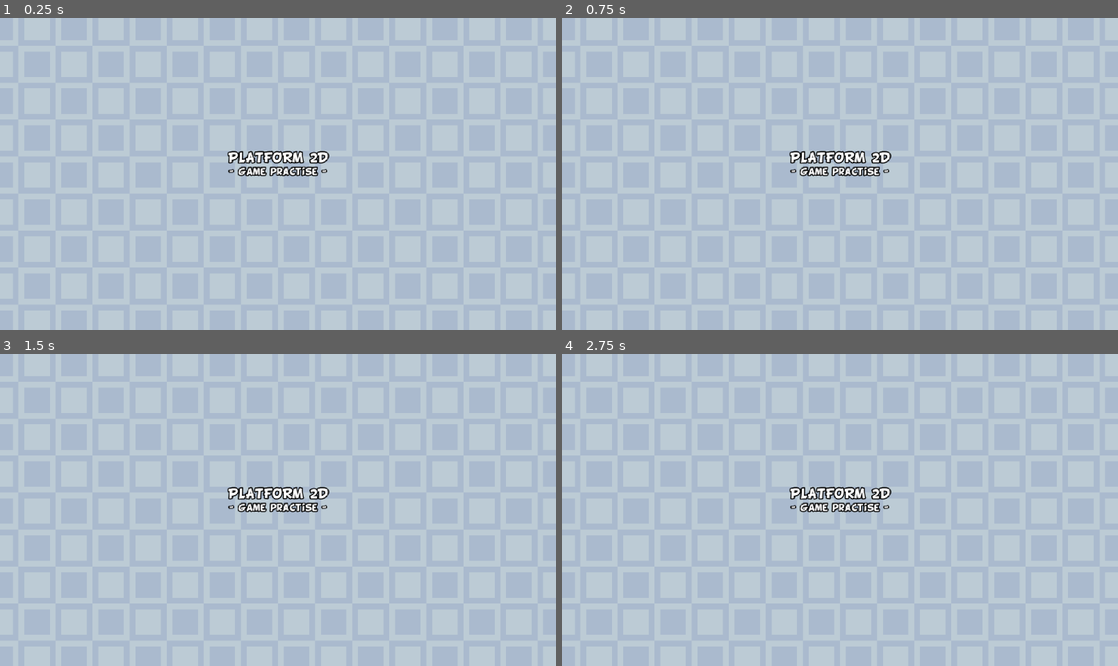
Above: before the commit, frames 1-4 (two rows, left to right).
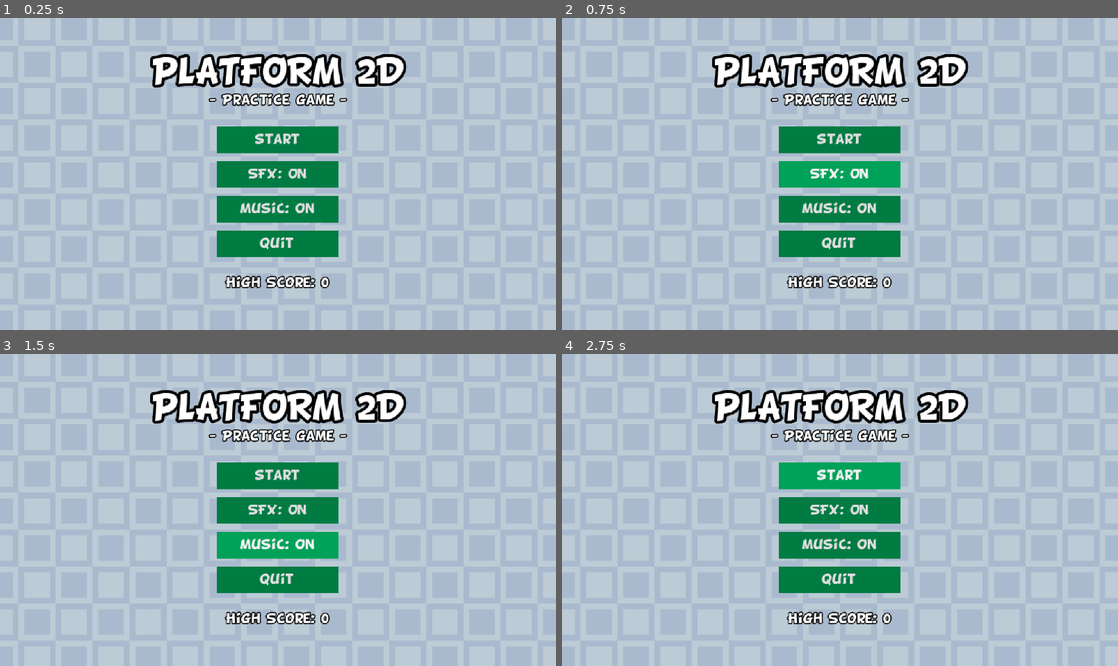
Above: after the commit, the same moments.

Repository: LaSierraDev/godot_practice_2d_platforms
Game: Godot game, scene res://IU/main_menu.tscn
The game is run twice, just before and just after one commit, with the same random seed, the same clock (stepped at 60 frames per second) and the same inputs.
Inputs (mouse positions are in pixels of both pictures, inside the frame that each line leads up to):
- Up to frame 1 (0.25 s): no input
- Up to frame 2 (0.75 s): click (840, 174) at 0.5 s, where only the run after the commit has a clickable "SFX: On"
- Up to frame 3 (1.5 s): click (278, 544) at 1.25 s, where only the run after the commit has a clickable "Music: On"
- Up to frame 4 (2.75 s): click (840, 475) at 2 s, where only the run after the commit has a clickable "start"

The runs differ from the first frame. In frame 1, 13% of the frame differs, in the area x 27-74%, y 11-87%; in frame 2, 13%; in frame 3, 13%; in frame 4, 13%.

Commit message:
[FEAT] MainMenu & EndScreen added

Diff:
--- /dev/null
+++ b/IU/endscreen.tscn
@@ -0,0 +1,65 @@
+[gd_scene format=3 uid="uid://dceneyecdncd4"]
+
+[ext_resource type="Texture2D" uid="uid://donwt4nr8xwof" path="res://assets/sprites/ui/background.png" id="1_jalt5"]
+
+[node name="Endscreen" type="Control" unique_id=1779076389]
+layout_mode = 3
+anchors_preset = 15
+anchor_right = 1.0
+anchor_bottom = 1.0
+grow_horizontal = 2
+grow_vertical = 2
+
+[node name="TextureRect" type="TextureRect" parent="." unique_id=1112226313]
+layout_mode = 0
+offset_right = 40.0
+offset_bottom = 40.0
+texture = ExtResource("1_jalt5")
+
+[node name="PanelContainer" type="PanelContainer" parent="." unique_id=964629527]
+layout_mode = 1
+anchors_preset = 8
+anchor_left = 0.5
+anchor_top = 0.5
+anchor_right = 0.5
+anchor_bottom = 0.5
+offset_left = -156.0
+offset_top = -52.5
+offset_right = 156.0
+offset_bottom = 52.5
+grow_horizontal = 2
+grow_vertical = 2
+
+[node name="MarginContainer" type="MarginContainer" parent="PanelContainer" unique_id=1819432565]
+layout_mode = 2
+size_flags_horizontal = 4
+size_flags_vertical = 4
+theme_override_constants/margin_left = 10
+theme_override_constants/margin_top = 10
+theme_override_constants/margin_right = 10
+theme_override_constants/margin_bottom = 10
+
+[node name="VBoxContainer" type="VBoxContainer" parent="PanelContainer/MarginContainer" unique_id=395076776]
+layout_mode = 2
+size_flags_horizontal = 4
+size_flags_vertical = 4
+theme_override_constants/separation = 10
+alignment = 1
+
+[node name="EndLabel" type="Label" parent="PanelContainer/MarginContainer/VBoxContainer" unique_id=478839234]
+layout_mode = 2
+theme_type_variation = &"HeaderLarge"
+text = "Congratulations!"
+horizontal_alignment = 1
+
+[node name="ScoreLabel" type="Label" parent="PanelContainer/MarginContainer/VBoxContainer" unique_id=655654284]
+layout_mode = 2
+text = "Your Score: 0"
+horizontal_alignment = 1
+
+[node name="ReturnButton" type="Button" parent="PanelContainer/MarginContainer/VBoxContainer" unique_id=313188129]
+layout_mode = 2
+size_flags_horizontal = 4
+size_flags_vertical = 4
+theme_type_variation = &"FlatButton"
+text = "Go Back"
--- a/IU/main_menu.tscn
+++ b/IU/main_menu.tscn
@@ -1,6 +1,7 @@
 [gd_scene format=3 uid="uid://d1flsgnad5ehg"]
 
 [ext_resource type="Texture2D" uid="uid://donwt4nr8xwof" path="res://assets/sprites/ui/background.png" id="1_bmkcv"]
+[ext_resource type="Script" uid="uid://m05f45uh31c4" path="res://scripts/iu/main_menu.gd" id="1_q3efc"]
 
 [node name="MainMenu" type="Control" unique_id=1646652737]
 layout_mode = 3
@@ -9,6 +10,7 @@
 anchor_bottom = 1.0
 grow_horizontal = 2
 grow_vertical = 2
+script = ExtResource("1_q3efc")
 
 [node name="BackgroundTR" type="TextureRect" parent="." unique_id=2085018595]
 layout_mode = 0
@@ -25,24 +27,64 @@
 anchor_top = 0.5
 anchor_right = 0.5
 anchor_bottom = 0.5
-offset_left = -20.0
-offset_top = -20.0
-offset_right = 20.0
-offset_bottom = 20.0
+offset_left = -108.0
+offset_top = -98.0
+offset_right = 108.0
+offset_bottom = 98.0
 grow_horizontal = 2
 grow_vertical = 2
+theme_override_constants/separation = 8
+alignment = 1
 
-[node name="VBoxContainer" type="VBoxContainer" parent="VBoxContainer" unique_id=91276998]
+[node name="TitleVBC" type="VBoxContainer" parent="VBoxContainer" unique_id=91276998]
 layout_mode = 2
-theme_override_constants/separation = 1
+theme_override_constants/separation = 2
 
-[node name="TitleLabel" type="Label" parent="VBoxContainer/VBoxContainer" unique_id=525552966]
+[node name="TitleLabel" type="Label" parent="VBoxContainer/TitleVBC" unique_id=525552966]
 layout_mode = 2
+theme_type_variation = &"HeaderLarge"
 text = "PLATFORM 2D"
 horizontal_alignment = 1
 
-[node name="SubTitleLabel" type="Label" parent="VBoxContainer/VBoxContainer" unique_id=1822540624]
+[node name="SubTitleLabel" type="Label" parent="VBoxContainer/TitleVBC" unique_id=1822540624]
 layout_mode = 2
-theme_override_font_sizes/font_size = 7
-text = "- Game practise -"
+theme_override_font_sizes/font_size = 10
+text = "- Practice game -"
 horizontal_alignment = 1
+
+[node name="Separator" type="Control" parent="VBoxContainer" unique_id=1926011772]
+layout_mode = 2
+
+[node name="ButtonVBC" type="VBoxContainer" parent="VBoxContainer" unique_id=573606807]
+layout_mode = 2
+size_flags_horizontal = 4
+size_flags_vertical = 4
+theme_override_constants/separation = 7
+
+[node name="StartButton" type="Button" parent="VBoxContainer/ButtonVBC" unique_id=515755077]
+layout_mode = 2
+theme_type_variation = &"FlatButton"
+text = "start"
+
+[node name="SFXButton" type="Button" parent="VBoxContainer/ButtonVBC" unique_id=1330003169]
+layout_mode = 2
+theme_type_variation = &"FlatButton"
+text = "SFX: On"
+
+[node name="MusicButton" type="Button" parent="VBoxContainer/ButtonVBC" unique_id=1032296177]
+layout_mode = 2
+theme_type_variation = &"FlatButton"
+text = "Music: On"
+
+[node name="QuitButton" type="Button" parent="VBoxContainer/ButtonVBC" unique_id=497788854]
+layout_mode = 2
+theme_type_variation = &"FlatButton"
+text = "Quit"
+
+[node name="Separator2" type="Control" parent="VBoxContainer" unique_id=26248165]
+layout_mode = 2
+
+[node name="HighScoreLabel" type="Label" parent="VBoxContainer" unique_id=872400067]
+layout_mode = 2
+text = "High Score: 0"
+horizontal_alignment = 1
--- a/resources/platformer.tres
+++ b/resources/platformer.tres
@@ -5,15 +5,31 @@
 [ext_resource type="Texture2D" uid="uid://dwmfywb6r87pv" path="res://assets/sprites/ui/button-normal.png" id="2_4mikn"]
 
 [sub_resource type="StyleBoxTexture" id="StyleBoxTexture_w8cmg"]
+content_margin_left = 20.0
+content_margin_top = 5.0
+content_margin_right = 20.0
+content_margin_bottom = 5.0
 texture = ExtResource("1_xpo83")
 
 [sub_resource type="StyleBoxTexture" id="StyleBoxTexture_a0o6w"]
+content_margin_left = 20.0
+content_margin_top = 5.0
+content_margin_right = 20.0
+content_margin_bottom = 5.0
 texture = ExtResource("1_xpo83")
 
 [sub_resource type="StyleBoxTexture" id="StyleBoxTexture_28xwq"]
+content_margin_left = 20.0
+content_margin_top = 5.0
+content_margin_right = 20.0
+content_margin_bottom = 5.0
 texture = ExtResource("2_4mikn")
 
 [sub_resource type="StyleBoxTexture" id="StyleBoxTexture_8whp5"]
+content_margin_left = 20.0
+content_margin_top = 5.0
+content_margin_right = 20.0
+content_margin_bottom = 5.0
 texture = ExtResource("1_xpo83")
 
 [resource]
--- a/scripts/enemies/enemy_base.gd
+++ b/scripts/enemies/enemy_base.gd
@@ -17,7 +17,6 @@
 @export var inverse: bool = false
 
 
-## -*- ENGINE CALLBACKS -*-*-*-*-*-*-*-*-*-*-*-*-*-*-*-*-*-*-*-*-*-*-*-*-*-*-*-*-*-*-*-*-*-*-*-*-*-*-*-*-*-*-*- ##
 func _ready() -> void:
 	if _player == null:
 		_player = get_tree().get_first_node_in_group(Global.G_PLAYER)
@@ -29,7 +28,6 @@
 
 
 
-## -*- PRIVATE FUNCS -*-*-*-*-*-*-*-*-*-*-*-*-*-*-*-*-*-*-*-*-*-*-*-*-*-*-*-*-*-*-*-*-*-*-*-*-*-*-*-*-*-*-*-*- ##
 func _flip() -> void:
 	if (_is_facing_right and self.velocity.x < 0) or (not _is_facing_right and self.velocity.x > 0):
 		self.scale.x *= -1
@@ -64,7 +62,6 @@
 	set_physics_process(yon)
 
 
-## -*- PUBLIC FUNCS -*-*-*-*-*-*-*-*-*-*-*-*-*-*-*-*-*-*-*-*-*-*-*-*-*-*-*-*-*-*-*-*-*-*-*-*-*-*-*-*-*-*-*-*- ##
 func destroy_me() -> void:
 	queue_free()
 
@@ -73,11 +70,12 @@
 	animation_player.play(Global.ANI_DISSAPIAR, true)
 	stand()
 
+
 func stand() -> void:
 	animated_sprite_2d.pause()
 	_activation(false)
 
-## -*- SIGNALS FUNCS -*-*-*-*-*-*-*-*-*-*-*-*-*-*-*-*-*-*-*-*-*-*-*-*-*-*-*-*-*-*-*-*-*-*-*-*-*-*-*-*-*-*-*-*- ##
+
 func _on_hurbox_area_entered(_area: Area2D) -> void:
 	if _player.position.y < hurtbox.global_position.y:
 		hit()
--- /dev/null
+++ b/scripts/iu/main_menu.gd
@@ -0,0 +1,31 @@
+extends Control
+
+@onready var start_button: Button = $VBoxContainer/ButtonVBC/StartButton
+@onready var sfx_button: Button = $VBoxContainer/ButtonVBC/SFXButton
+@onready var music_button: Button = $VBoxContainer/ButtonVBC/MusicButton
+@onready var quit_button: Button = $VBoxContainer/ButtonVBC/QuitButton
+@onready var high_score_label: Label = $VBoxContainer/HighScoreLabel
+
+
+func _ready() -> void:
+	start_button.pressed.connect(_on_start_button_pressed)
+	sfx_button.pressed.connect(_on_sfx_button_pressed)
+	music_button.pressed.connect(_on_music_button_pressed)
+	quit_button.pressed.connect(_on_quit_button_pressed)
+
+
+func _process(delta: float) -> void:
+	pass
+
+
+func _on_start_button_pressed() -> void:
+	pass
+
+func _on_sfx_button_pressed() -> void:
+	pass
+
+func _on_music_button_pressed() -> void:
+	pass
+
+func _on_quit_button_pressed() -> void:
+	pass
Not shown, added: scripts/iu/main_menu.gd.uid
Not shown, changed: README.md
